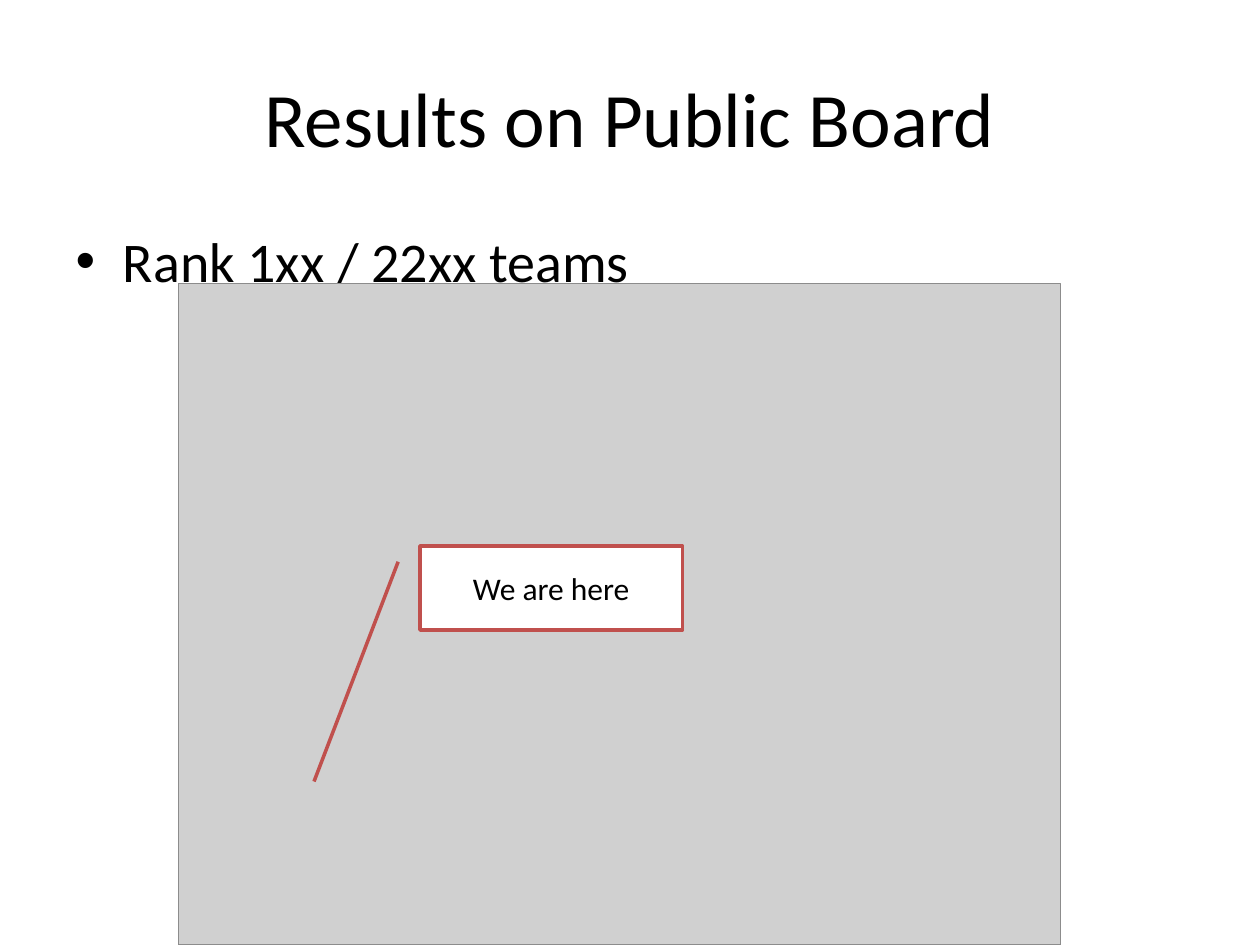
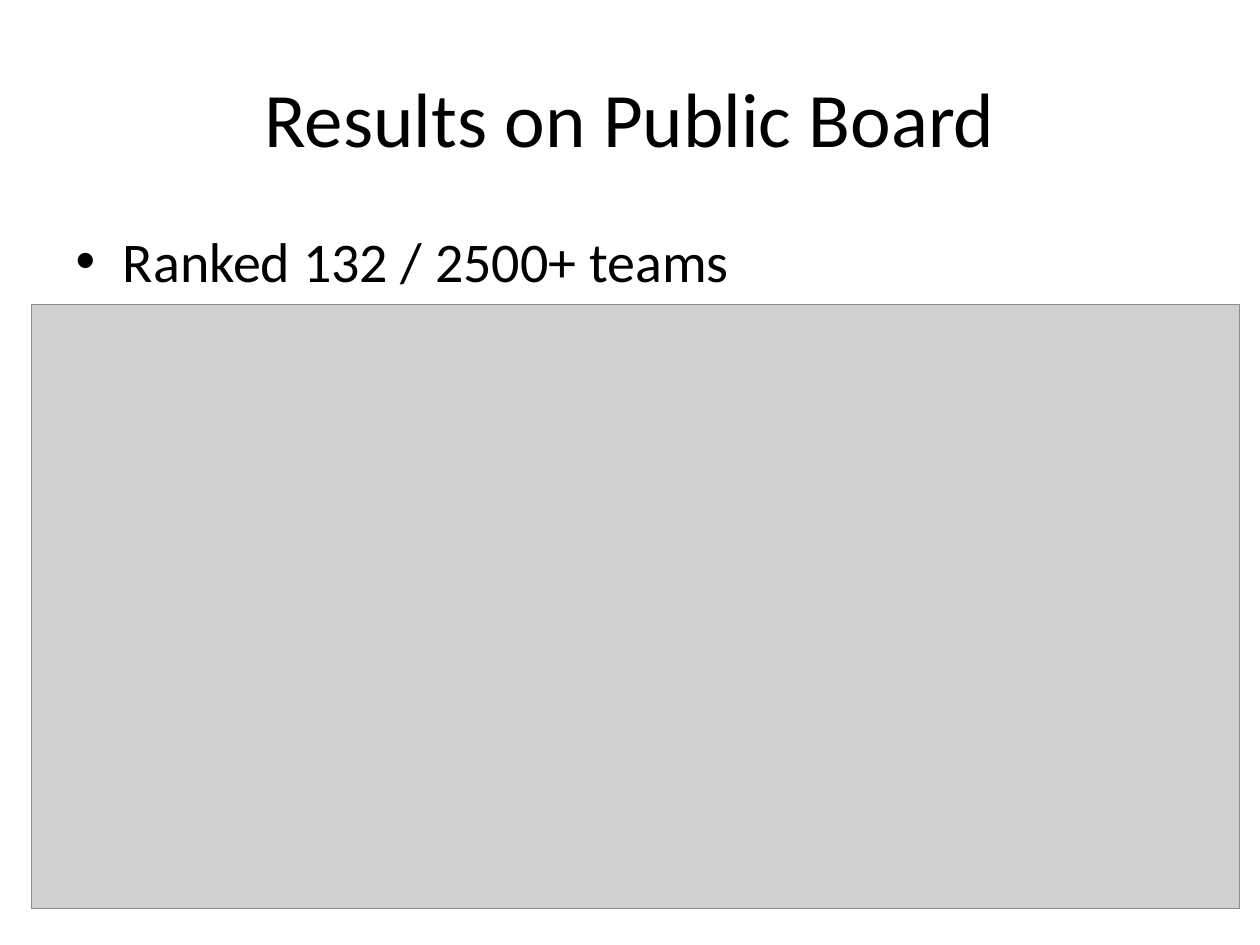
Before and after one commit to hxwang/revenue-prediction, a slide deck: slide 14 of doc/presentation/revenue-prediction.pptx (slide 15 before the commit). Drawn at 1260x945 pixels with LibreOffice and Linux fonts; fonts in the diff are those of the drawing; grey boxes stand for pictures. Boxes give left, top, right and bottom in pixels: in the first picture for what was removed or moved away, otherwise in the second. Text is boxed around its words. In the diff, an @@ line names an element or a change of style, - is before the commit and + after.

```diff
--- a/doc/presentation/revenue-prediction.pptx
+++ b/doc/presentation/revenue-prediction.pptx
@@ text at box(123, 243, 729, 283): text changed @@
-• Rank 1xx / 22xx teams
+• Ranked 132 / 2500+ teams
@@ picture: place and size @@
-picture at box(179, 284, 1061, 945)
+picture at box(32, 305, 1240, 908)
@@ border callout removed at box(420, 546, 682, 630) @@
-We are here
```
Also in this commit, not shown: 8 other slides changed, 1 slide added, 5 other files.
